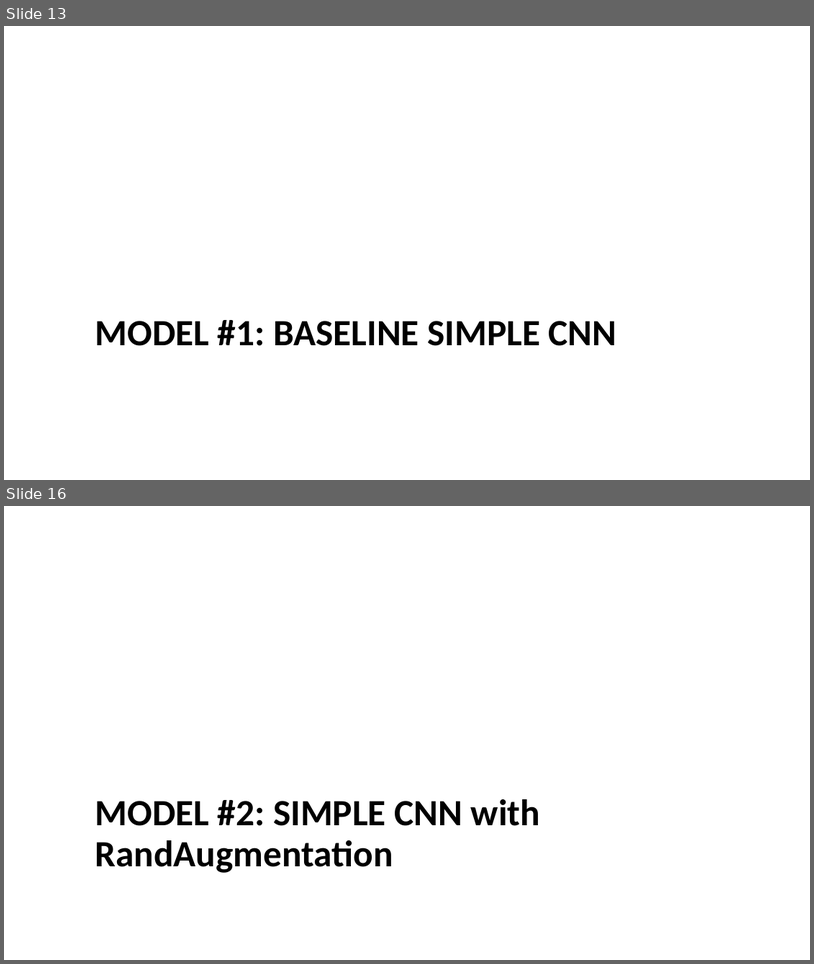
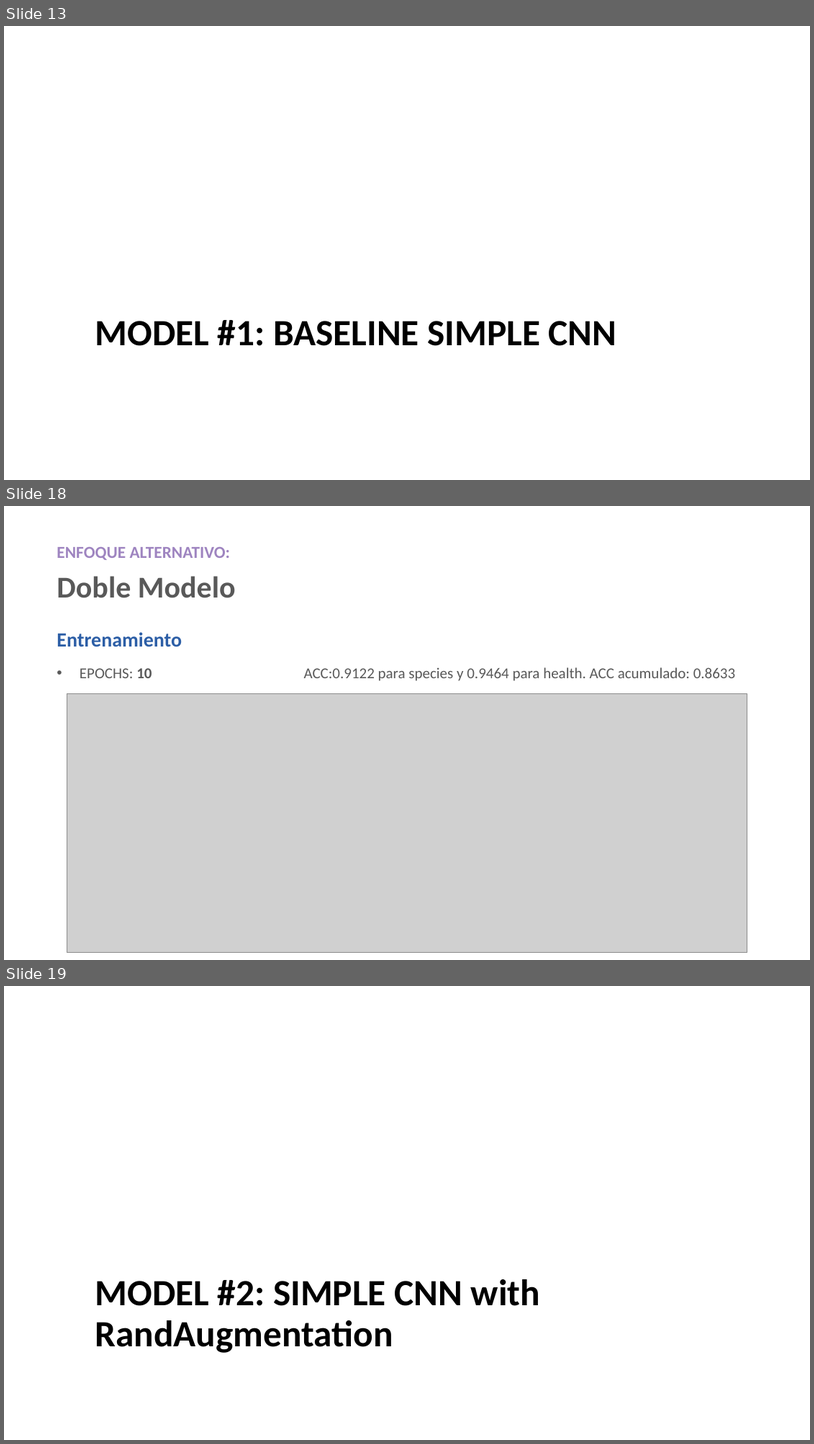
Before and after one commit to bdesia/vc2_tpfinal, a slide deck: Plant Disease Classification_V1.pptx. Shown one above the other, each under a label of ours: slides 13 and 16 before the commit, slides 13, 18 and 19 after it; the slides between them are not shown. The pictures are 814x964 and 814x1444 pixels, drawn with LibreOffice and Linux fonts; fonts in the diff are those of the drawing; grey boxes stand for pictures; background and template pictures are left out. Boxes give left, top, right and bottom in pixels: in the first picture for what was removed or moved away, otherwise in the second. Text is boxed around its words. In the diff, an @@ line names an element or a change of style, - is before the commit and + after.

```diff
--- a/Plant Disease Classification_V1.pptx
+++ b/Plant Disease Classification_V1.pptx
@@ slide 18 added at (4,506,810,960), background picture (left out) @@
@@ text added at (57,547,231,560), 20 pt, text #9E84C0, bold @@
+ENFOQUE ALTERNATIVO:
@@ text added at (57,576,236,598), 36 pt, text #595959, bold @@
+Doble Modelo
@@ text added at (57,632,182,646), 24 pt, text #2C5EA6, bold @@
+Entrenamiento
@@ text added at (80,668,152,678), 18 pt, text #595959 @@
+• EPOCHS: 10
@@ text added at (304,667,736,681), 18 pt, text #595959 @@
+ACC:0.9122 para species y 0.9464 para health. ACC acumulado: 0.8633
@@ picture added at (67,693,748,952) @@
@@ what was slide 16 is now slide 19 @@
```
Also in this commit, not shown: 3 slides changed, 2 other slides added.
